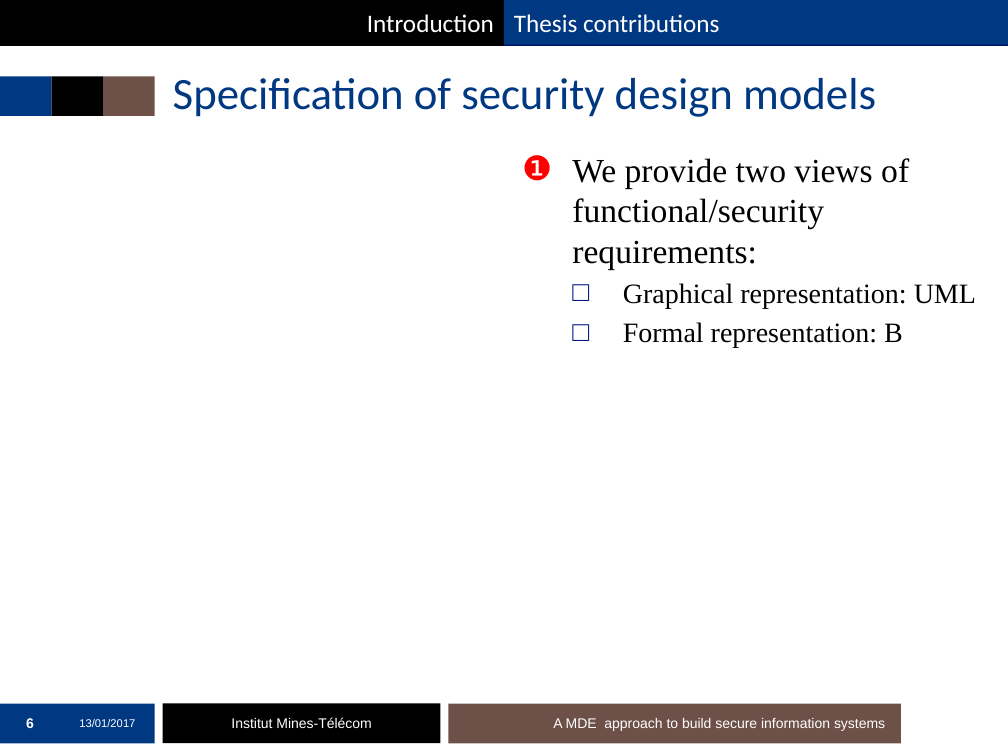
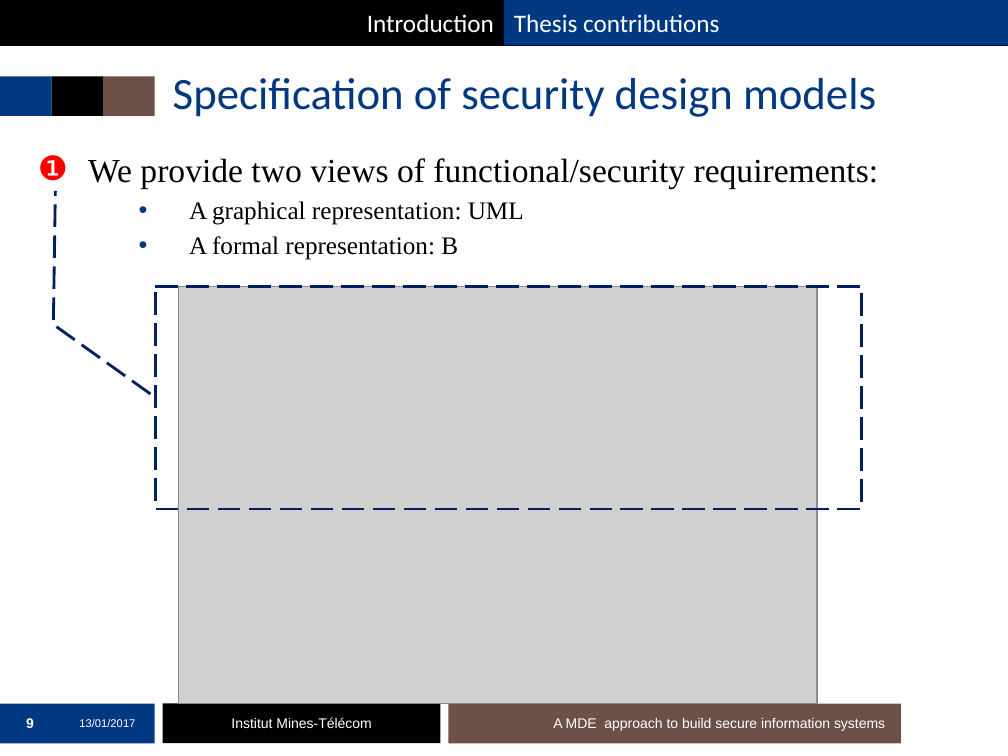
Before and after one commit to mai-ng/phdDefense, a slide deck: slide 9 of slides/presentation-defense.pptx (slide 6 before the commit). Drawn at 1008x756 pixels with LibreOffice and Linux fonts; fonts in the diff are those of the drawing; grey boxes stand for pictures; background and template pictures are left out. Boxes give left, top, right and bottom in pixels: in the first picture for what was removed or moved away, otherwise in the second. Text is boxed around its words. In the diff, an @@ line names an element or a change of style, - is before the commit and + after.

```diff
--- a/slides/presentation-defense.pptx
+++ b/slides/presentation-defense.pptx
@@ text "We provide two views of ...": place and size @@
-text "We provide two views of ..." at (572,158,976,348)
+text "We provide two views of ..." at (88,158,879,260)
@@ text at (189,201,524,260): text changed; size 20 to 18 pt @@
-  □ Graphical representation: UML
-  □ Formal representation: B
+    • A graphical representation: UML
+    • A formal representation: B
@@ border callout added at (155,286,861,509), outline #002060 2 pt dashed @@
@@ picture added at (178,286,816,704) @@
```
Also in this commit, not shown: 26 other slides changed, 3 slides added.
